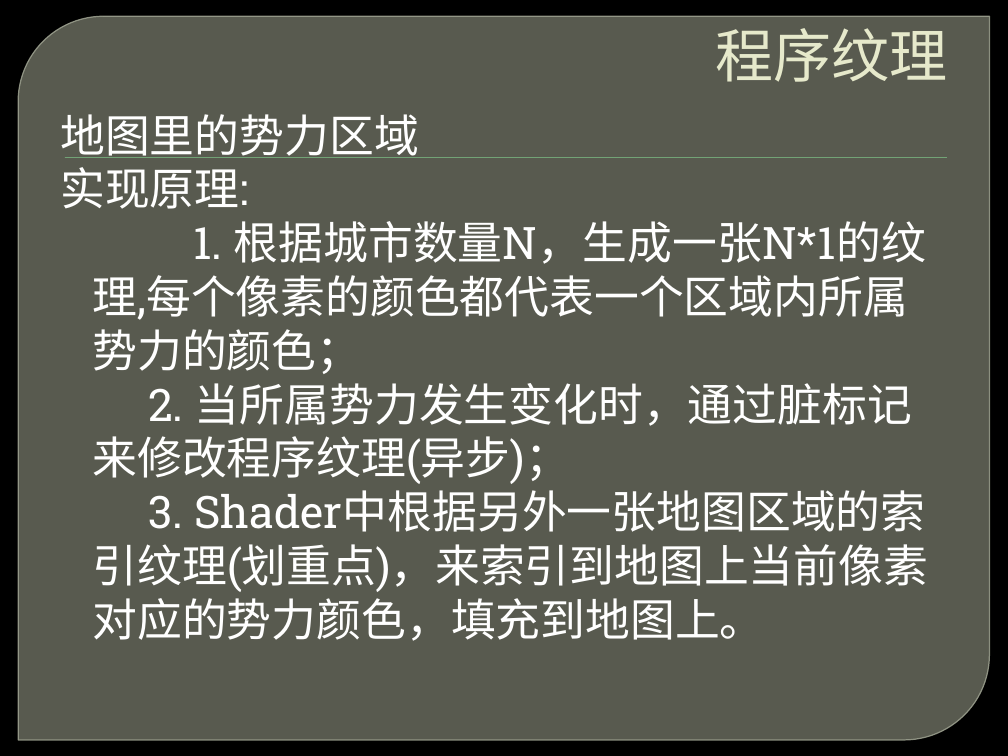
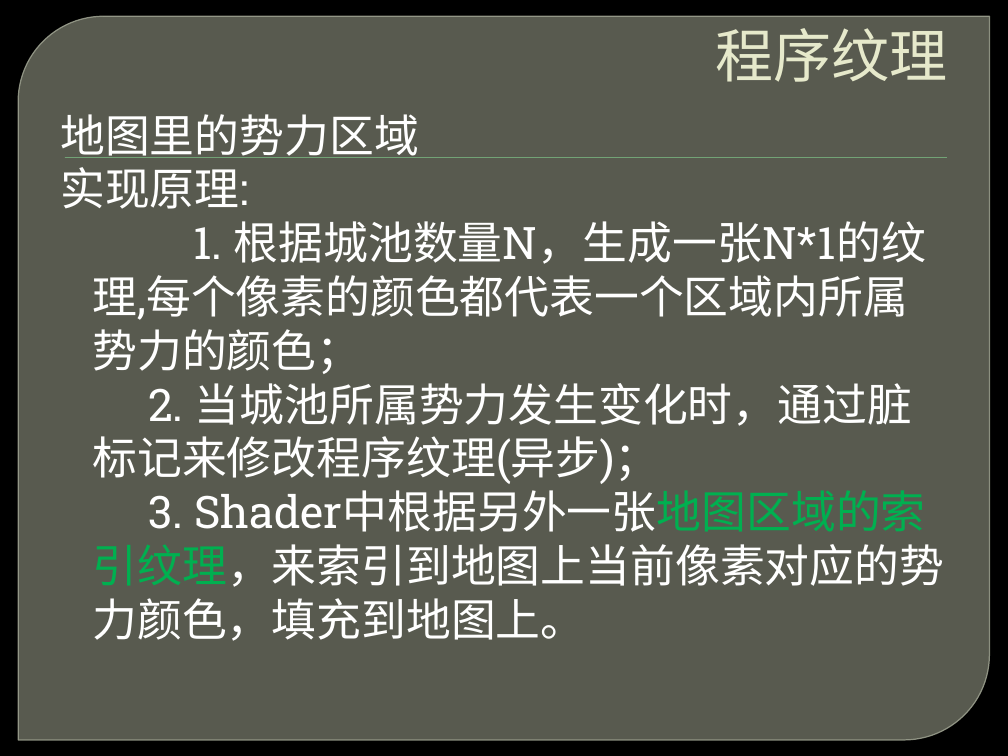
Before and after one commit to ForeverZack/ShaderBrowser, a slide deck: slide 8 of 程序纹理动画纹理.pptx (slide 7 before the commit). Drawn at 1008x756 pixels with LibreOffice and Linux fonts; fonts in the diff are those of the drawing; background and template pictures are left out. Boxes give left, top, right and bottom in pixels: in the first picture for what was removed or moved away, otherwise in the second. Text is boxed around its words. In the diff, an @@ line names an element or a change of style, - is before the commit and + after.

```diff
--- a/程序纹理动画纹理.pptx
+++ b/程序纹理动画纹理.pptx
@@ text at [93, 221, 945, 641]: text changed @@
-1. 根据城市数量N，生成一张N*1的纹理,每个像素的颜色都代表一个区域内所属势力的颜色；
-2. 当所属势力发生变化时，通过脏标记来修改程序纹理(异步)；
-3. Shader中根据另外一张地图区域的索引纹理(划重点)，来索引到地图上当前像素对应的势力颜色，填充到地图上。
+1. 根据城池数量N，生成一张N*1的纹理,每个像素的颜色都代表一个区域内所属势力的颜色；
+2. 当城池所属势力发生变化时，通过脏标记来修改程序纹理(异步)；
+3. Shader中根据另外一张地图区域的索引纹理，来索引到地图上当前像素对应的势力颜色，填充到地图上。
```
Also in this commit, not shown: 5 other slides changed, 10 slides added.
